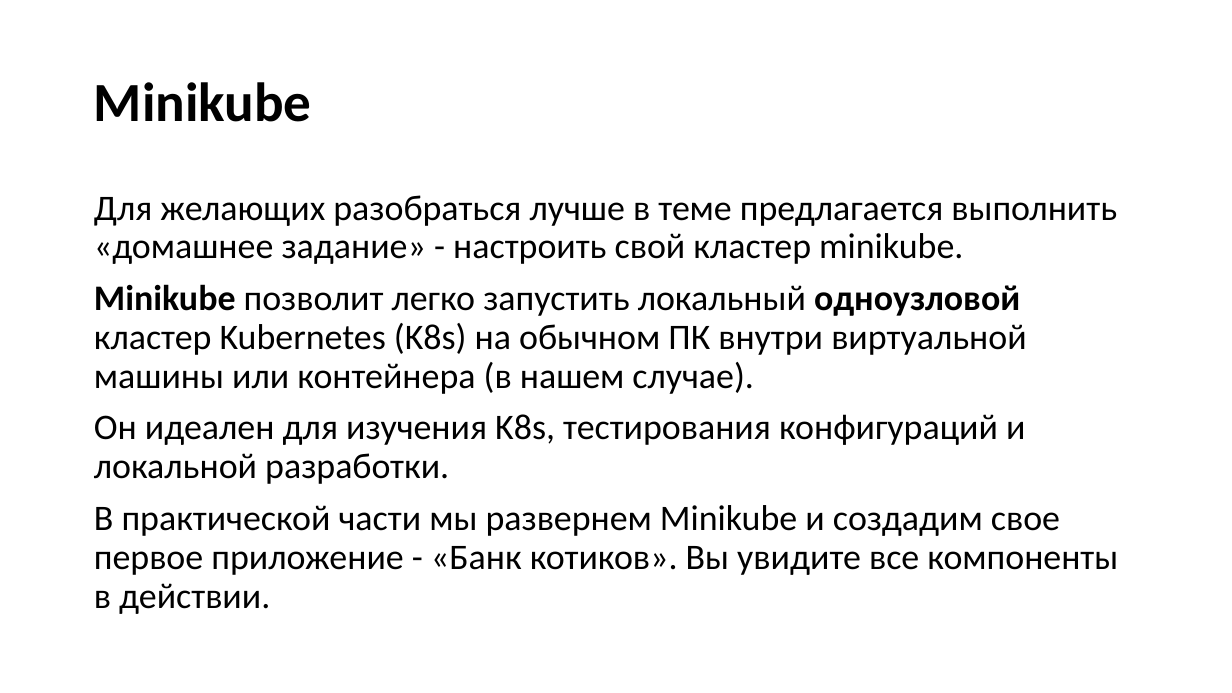
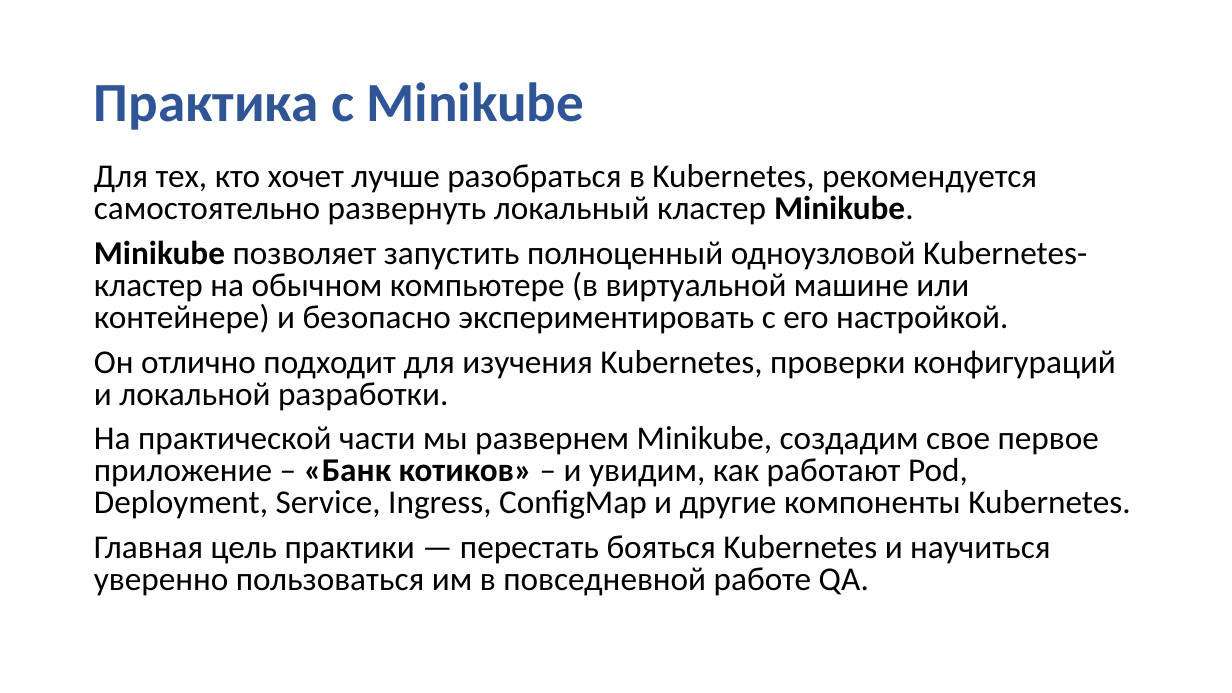
Before and after one commit to SobinaAA/K8S, a slide deck: slide 26 of slides/K8s.pptx. Drawn at 1232x693 pixels with LibreOffice and Linux fonts; fonts in the diff are those of the drawing; background and template pictures are left out. Boxes give left, top, right and bottom in pixels: in the first picture for what was removed or moved away, otherwise in the second. Text is boxed around its words. In the diff, an @@ line names an element or a change of style, - is before the commit and + after.

```diff
--- a/slides/K8s.pptx
+++ b/slides/K8s.pptx
@@ title at [94, 82, 584, 130]: text changed; text colour #000000 to #2F5597 @@
-Minikube
+Практика с Minikube
@@ text at [94, 164, 1130, 596]: text changed; size 28 to 25.9 pt @@
-Для желающих разобраться лучше в теме предлагается выполнить «домашнее задание» - настроить свой кластер minikube.
-Minikube позволит легко запустить локальный одноузловой кластер Kubernetes (K8s) на обычном ПК внутри виртуальной машины или контейнера (в нашем случае).
-Он идеален для изучения K8s, тестирования конфигураций и локальной разработки.
-В практической части мы развернем Minikube и создадим свое первое приложение - «Банк котиков». Вы увидите все компоненты в действии.
+Для тех, кто хочет лучше разобраться в Kubernetes, рекомендуется самостоятельно развернуть локальный кластер Minikube.
+Minikube позволяет запустить полноценный одноузловой Kubernetes-кластер на обычном компьютере (в виртуальной машине или контейнере) и безопасно экспериментировать с его настройкой.
+Он отлично подходит для изучения Kubernetes, проверки конфигураций и локальной разработки.
+На практической части мы развернем Minikube, создадим свое первое приложение – «Банк котиков» – и увидим, как работают Pod, Deployment, Service, Ingress, ConfigMap и другие компоненты Kubernetes.
+Главная цель практики — перестать бояться Kubernetes и научиться уверенно пользоваться им в повседневной работе QA.
```
Also in this commit, not shown: 24 other slides changed, 1 other file.
